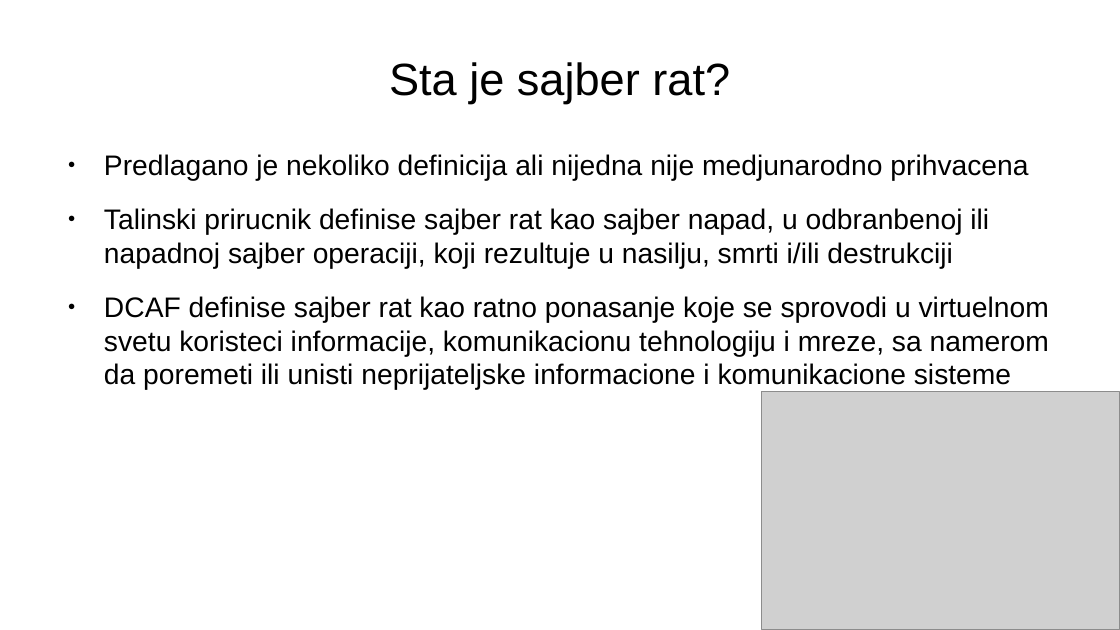
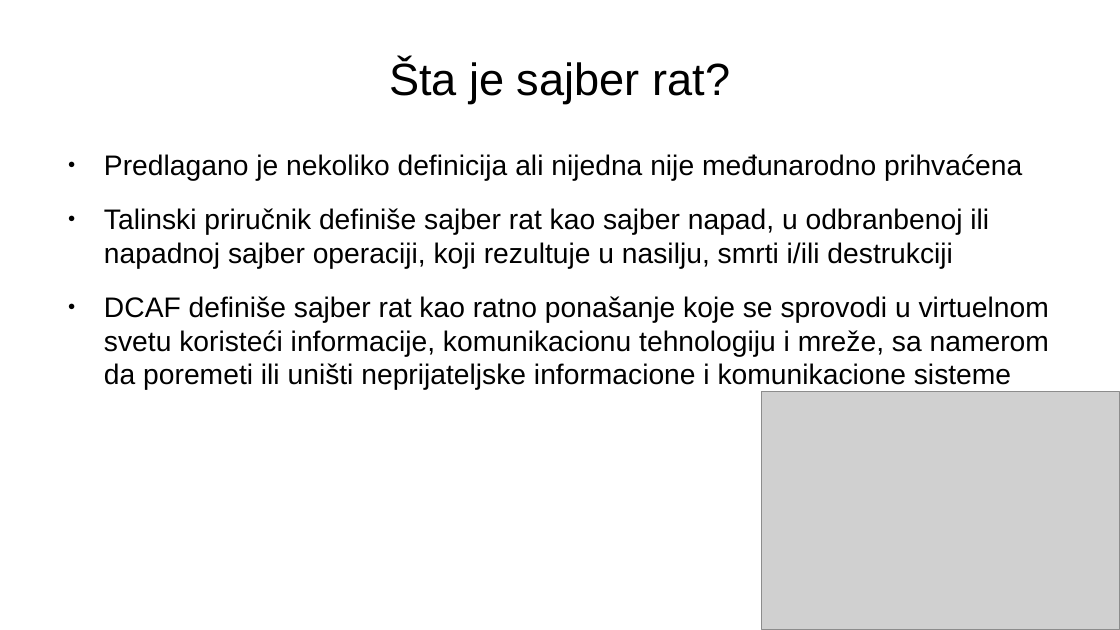
Before and after one commit to vukvuk21/RID, a slide deck: slide 3 of rid_2022_seminarski/mi19120_Luka_Vukotic/Predavanje_2/SajberRat.odp. Drawn at 1120x630 pixels with LibreOffice and Linux fonts; fonts in the diff are those of the drawing; grey boxes stand for pictures. Boxes give left, top, right and bottom in pixels: in the first picture for what was removed or moved away, otherwise in the second. Text is boxed around its words. In the diff, an @@ line names an element or a change of style, - is before the commit and + after.

```diff
--- a/rid_2022_seminarski/mi19120_Luka_Vukotic/Predavanje_2/SajberRat.odp
+++ b/rid_2022_seminarski/mi19120_Luka_Vukotic/Predavanje_2/SajberRat.odp
@@ title at [389, 60, 730, 104]: text changed @@
-Sta je sajber rat?
+Šta je sajber rat?
@@ text at [104, 154, 1049, 390]: text changed @@
-● Predlagano je nekoliko definicija ali nijedna nije medjunarodno prihvacena
-● Talinski prirucnik definise sajber rat kao sajber napad, u odbranbenoj ili napadnoj sajber operaciji, koji rezultuje u nasilju, smrti i/ili destrukciji
-● DCAF definise sajber rat kao ratno ponasanje koje se sprovodi u virtuelnom svetu koristeci informacije, komunikacionu tehnologiju i mreze, sa namerom da poremeti ili unisti neprijateljske informacione i komunikacione sisteme
+● Predlagano je nekoliko definicija ali nijedna nije međunarodno prihvaćena
+● Talinski priručnik definiše sajber rat kao sajber napad, u odbranbenoj ili napadnoj sajber operaciji, koji rezultuje u nasilju, smrti i/ili destrukciji
+● DCAF definiše sajber rat kao ratno ponašanje koje se sprovodi u virtuelnom svetu koristeći informacije, komunikacionu tehnologiju i mreže, sa namerom da poremeti ili uništi neprijateljske informacione i komunikacione sisteme
```
Also in this commit, not shown: 10 other slides changed, 5 other files.
